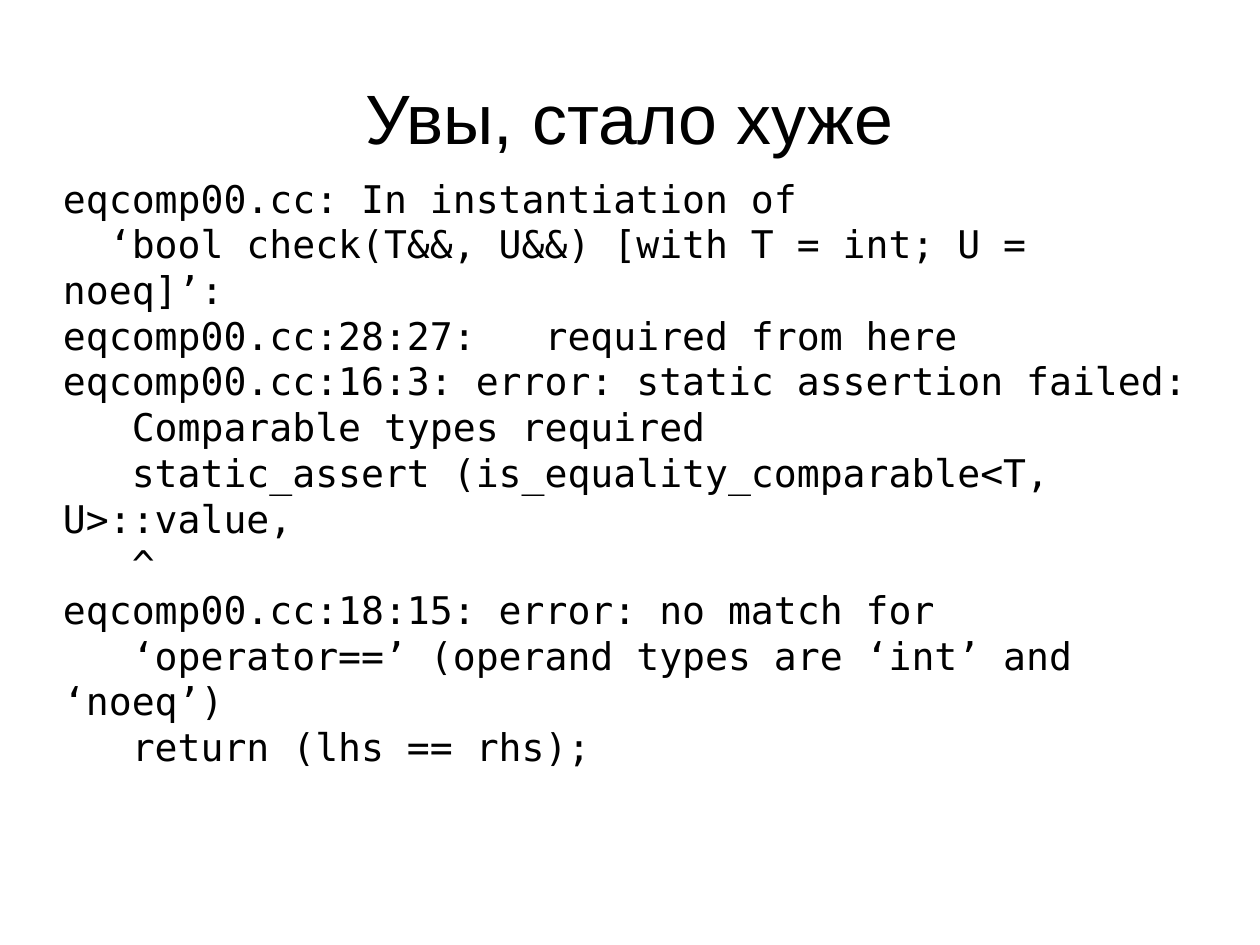
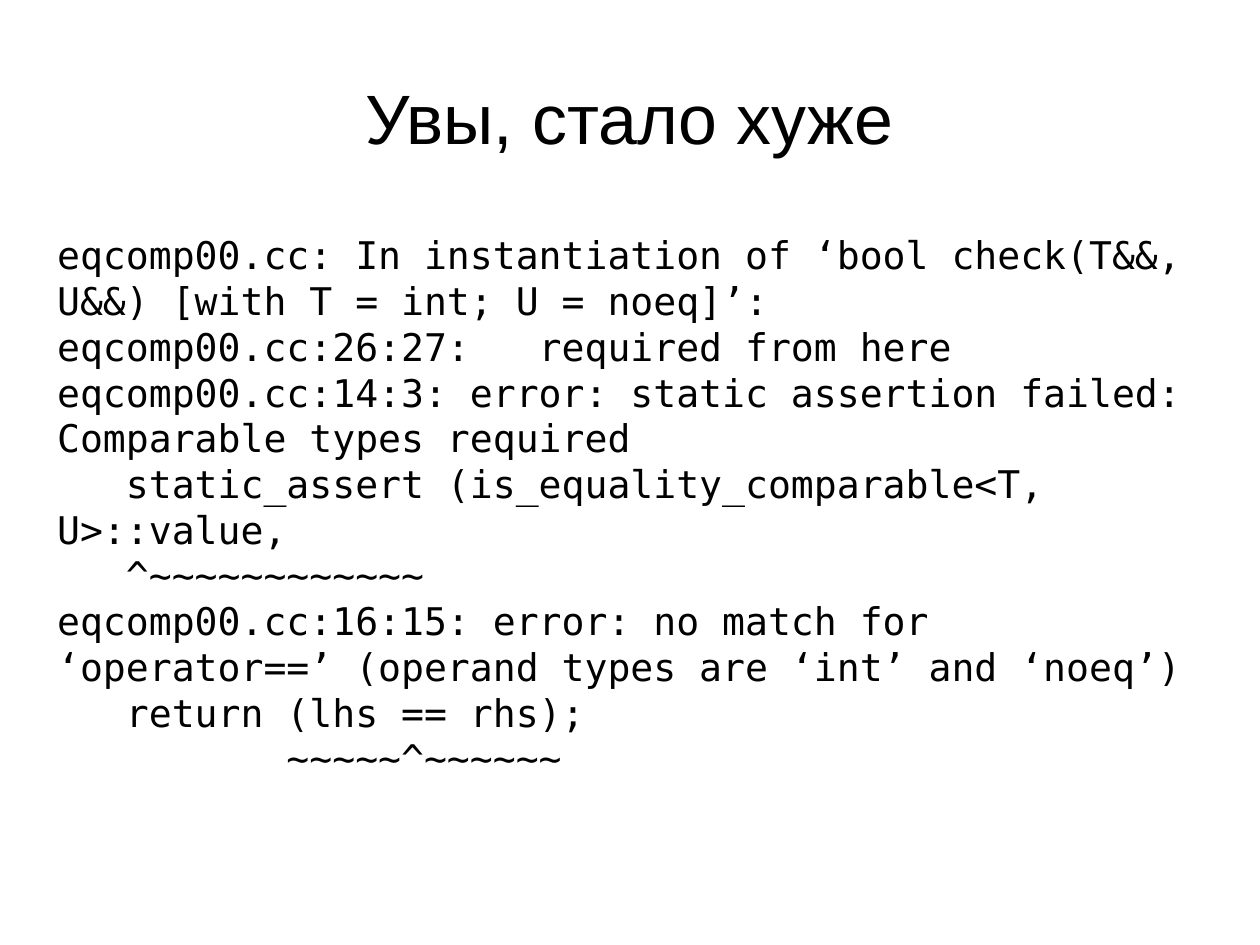
Before and after one commit to MIPT-ILab/cpp-lects-rus, a slide deck: slide 11 of cpp_code/concepts-talk/concepts.odp (slide 10 before the commit). Drawn at 1260x945 pixels with LibreOffice and Linux fonts; fonts in the diff are those of the drawing. Boxes give left, top, right and bottom in pixels: in the first picture for what was removed or moved away, otherwise in the second. Text is boxed around its words. In the diff, an @@ line names an element or a change of style, - is before the commit and + after.

```diff
--- a/cpp_code/concepts-talk/concepts.odp
+++ b/cpp_code/concepts-talk/concepts.odp
@@ subtitle at (57, 239, 1181, 460): text changed @@
-eqcomp00.cc: In instantiation of
-‘bool check(T&&, U&&) [with T = int; U = noeq]’:
-eqcomp00.cc:28:27: required from here
-eqcomp00.cc:16:3: error: static assertion failed:
-Comparable types required
+eqcomp00.cc: In instantiation of ‘bool check(T&&, U&&) [with T = int; U = noeq]’:
+eqcomp00.cc:26:27: required from here
+eqcomp00.cc:14:3: error: static assertion failed: Comparable types required
@@ subtitle at (57, 239, 1181, 733): paragraph added @@
+~~~~~^~~~~~~
@@ subtitle "eqcomp00.cc: In instantiation of ‘bool ...": place and size @@
-subtitle "eqcomp00.cc: In instantiation of ‘bool ..." at (63, 228, 1187, 767)
+subtitle "eqcomp00.cc: In instantiation of ‘bool ..." at (57, 239, 1181, 733)
@@ subtitle at (57, 606, 1181, 689): text changed @@
-^
-eqcomp00.cc:18:15: error: no match for
-‘operator==’ (operand types are ‘int’ and ‘noeq’)
+^~~~~~~~~~~~~
+eqcomp00.cc:16:15: error: no match for ‘operator==’ (operand types are ‘int’ and ‘noeq’)
```
Also in this commit, not shown: 29 other slides changed, 16 slides added, 2 slides removed, 2 other files.
